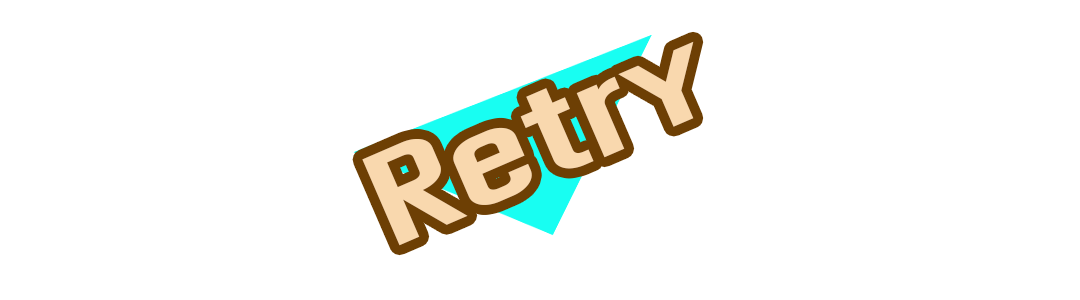
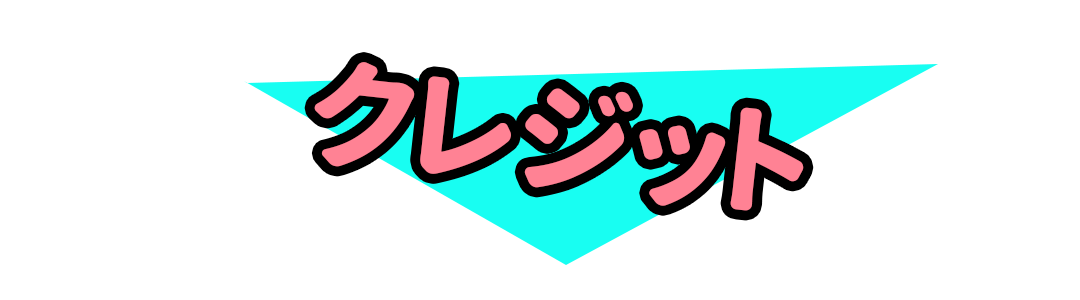
The second (1080, 300) image is a revision of the first. Changes to its layers:
hid group "retry" (6 layers) over [left=244, top=31, right=824, bottom=265]
renamed "Retry" to "リトライ", painted on it over [left=354, top=31, right=705, bottom=248]
showed group "Credits" (2nd of 4) (7 layers) over [left=244, top=31, right=938, bottom=265]
added layer "クレジット" (3rd of 4, in "Credits") in group "Credits" over [left=314, top=62, right=804, bottom=211]
